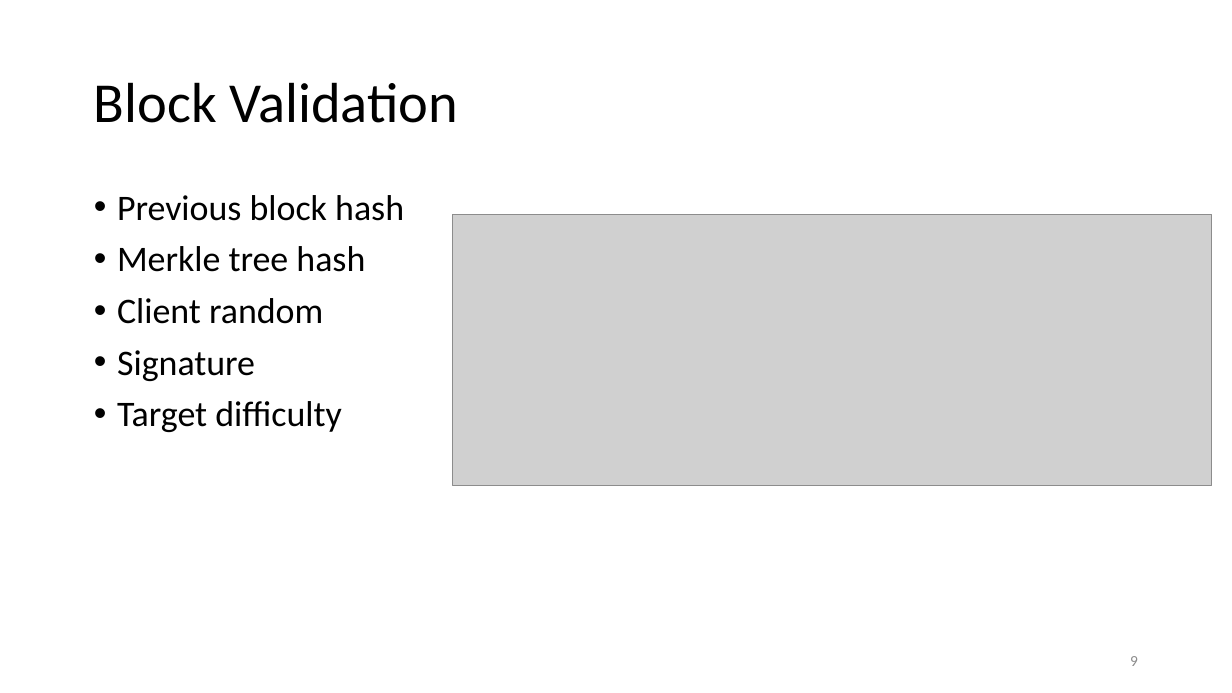
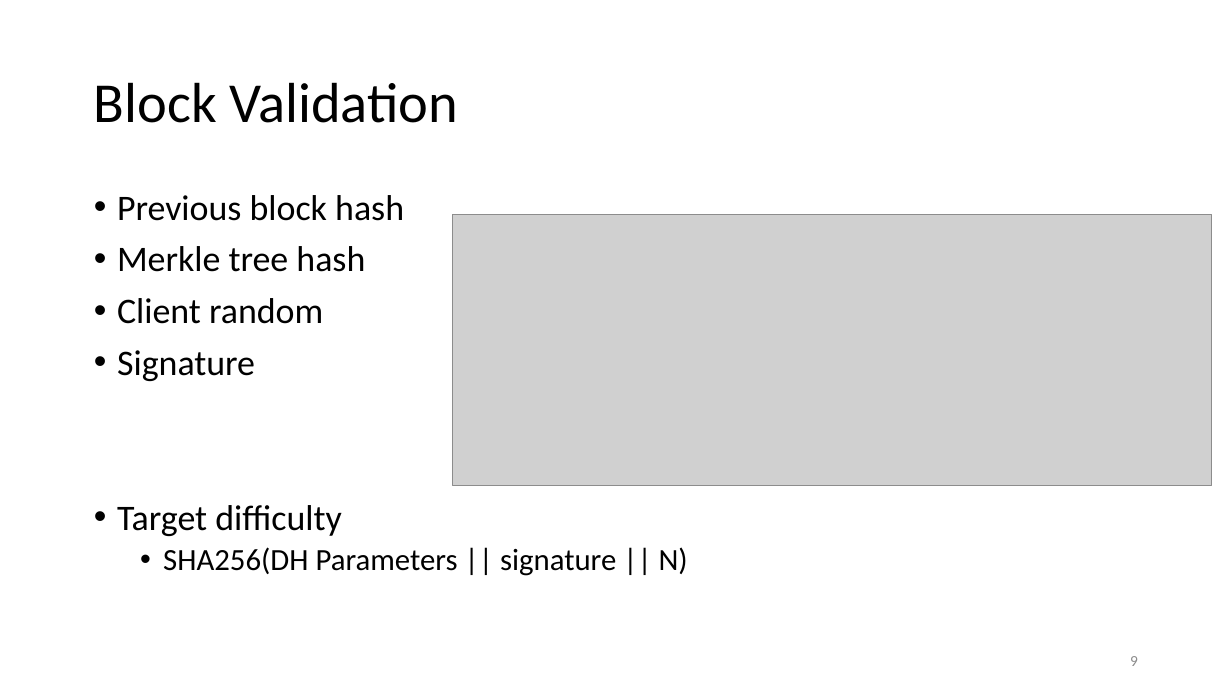
Before and after one commit to ewust/DDoSCoin, a slide deck: slide 9 of presentation/DDoSCoin.pptx. Drawn at 1232x693 pixels with LibreOffice and Linux fonts; fonts in the diff are those of the drawing; grey boxes stand for pictures. Boxes give left, top, right and bottom in pixels: in the first picture for what was removed or moved away, otherwise in the second. Text is boxed around its words. In the diff, an @@ line names an element or a change of style, - is before the commit and + after.

Commit message:
Presentation updates

```diff
--- a/presentation/DDoSCoin.pptx
+++ b/presentation/DDoSCoin.pptx
@@ text at (163,547,688,576): paragraph added @@
+  • SHA256(DH Parameters || signature || N)
```
Also in this commit, not shown: 9 other slides changed.
